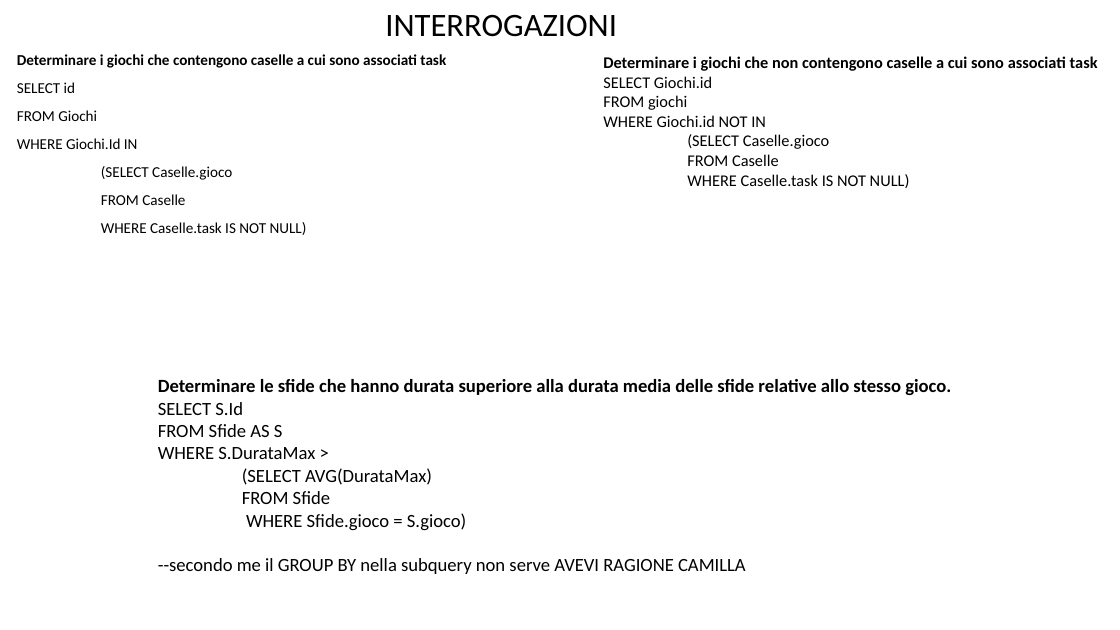
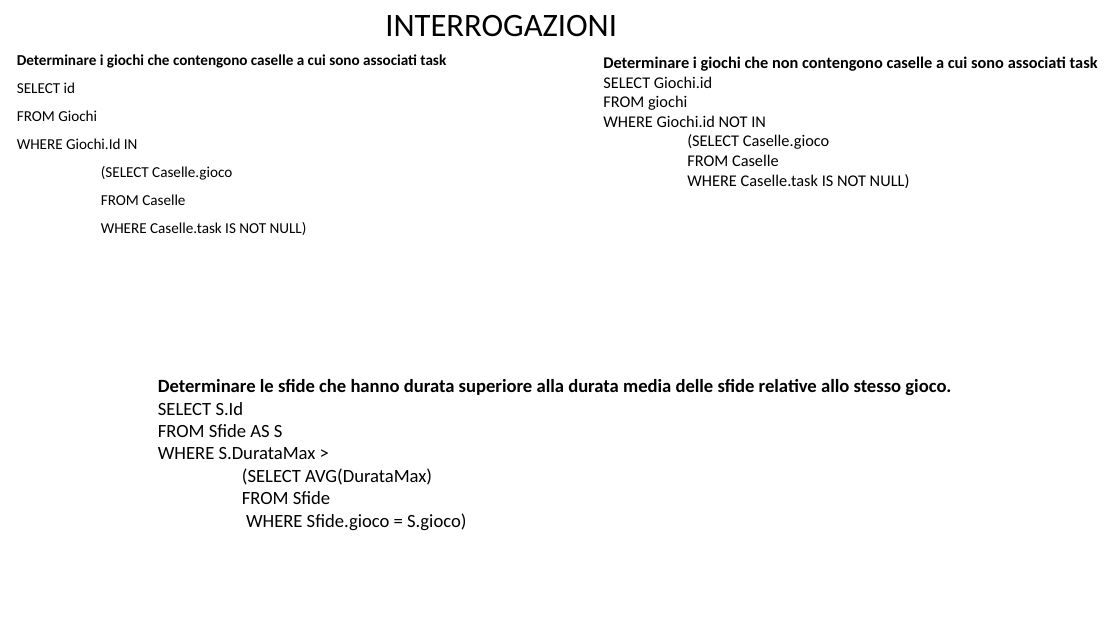
Before and after one commit to DavideGit-cs/BD_Progetto_Gruppo11, a slide deck: slide 20 of Vincoli_Domini_BDProgetto_finale.pptx (slide 17 before the commit). Drawn at 1120x630 pixels with LibreOffice and Linux fonts; fonts in the diff are those of the drawing. Boxes give left, top, right and bottom in pixels: in the first picture for what was removed or moved away, otherwise in the second. Text is boxed around its words. In the diff, an @@ line names an element or a change of style, - is before the commit and + after.

```diff
--- a/Vincoli_Domini_BDProgetto_finale.pptx
+++ b/Vincoli_Domini_BDProgetto_finale.pptx
@@ text at (158,558,746,574): paragraph removed @@
---secondo me il GROUP BY nella subquery non serve AVEVI RAGIONE CAMILLA
```
Also in this commit, not shown: 15 other slides changed, 5 slides added, 1 slide removed, 10 other files.
